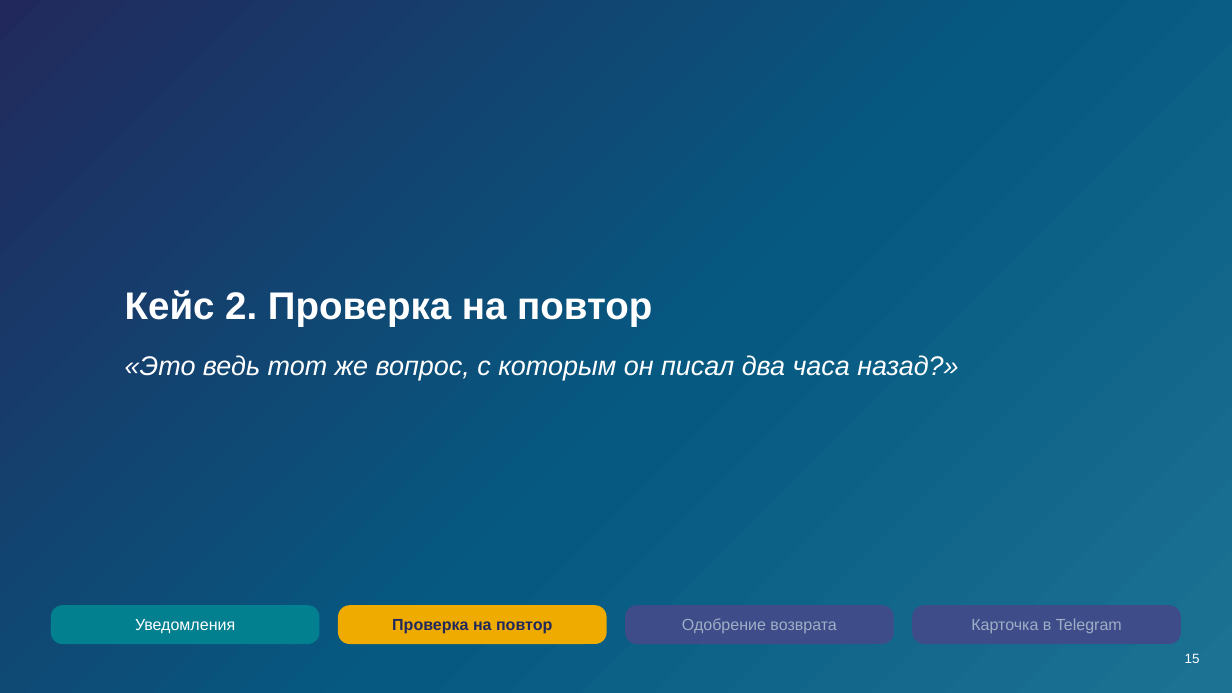
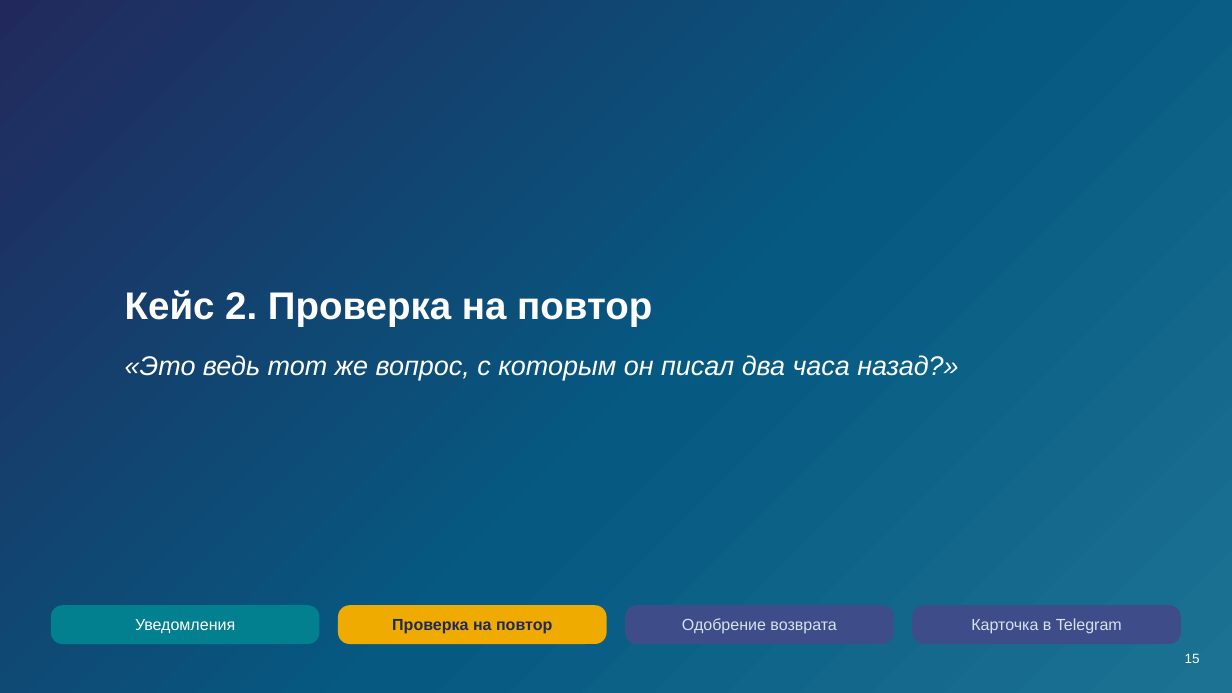
Before and after one commit to tellina-study/AI-usage-lessons, a slide deck: slide 15 of library/seminars/sem-08/rendered/sem-08.pptx. Drawn at 1232x693 pixels with LibreOffice and Linux fonts; fonts in the diff are those of the drawing. Boxes give left, top, right and bottom in pixels: in the first picture for what was removed or moved away, otherwise in the second. Text is boxed around its words. In the diff, an @@ line names an element or a change of style, - is before the commit and + after.

```diff
--- a/library/seminars/sem-08/rendered/sem-08.pptx
+++ b/library/seminars/sem-08/rendered/sem-08.pptx
@@ text "Одобрение возврата" at bbox=[682, 618, 836, 633]: text colour #9FAEC4 to #D6E2EC @@
@@ text "Карточка в Telegram" at bbox=[971, 618, 1122, 634]: text colour #9FAEC4 to #D6E2EC @@
```
Also in this commit, not shown: 4 other slides changed, 1 slide added, 1 slide removed, 18 other files.
